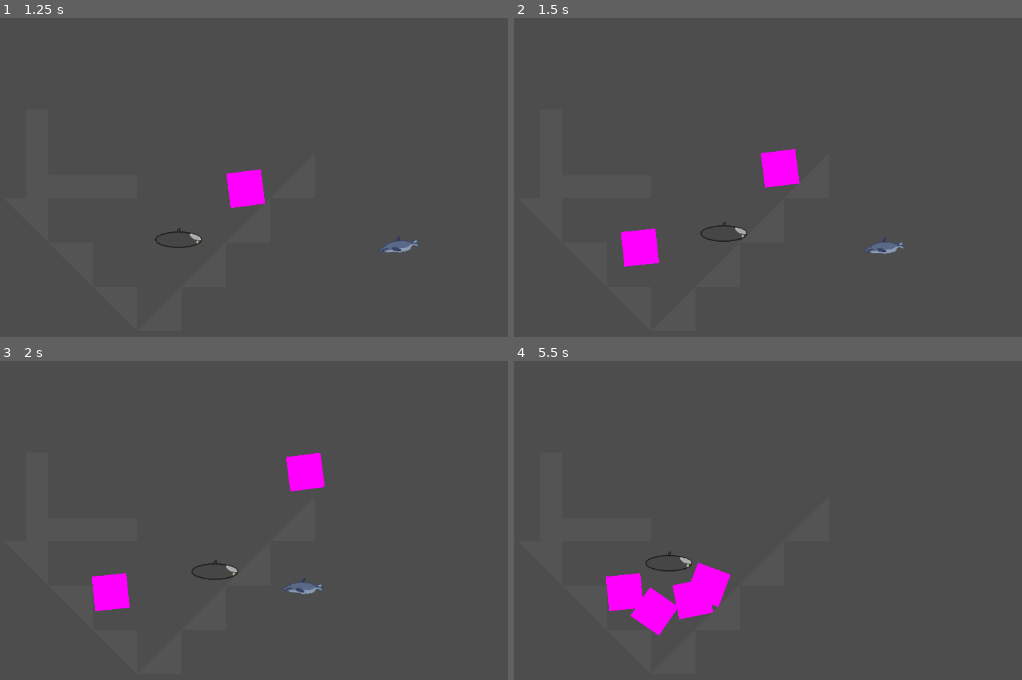
Above: before the commit, frames 1-4 (two rows, left to right).
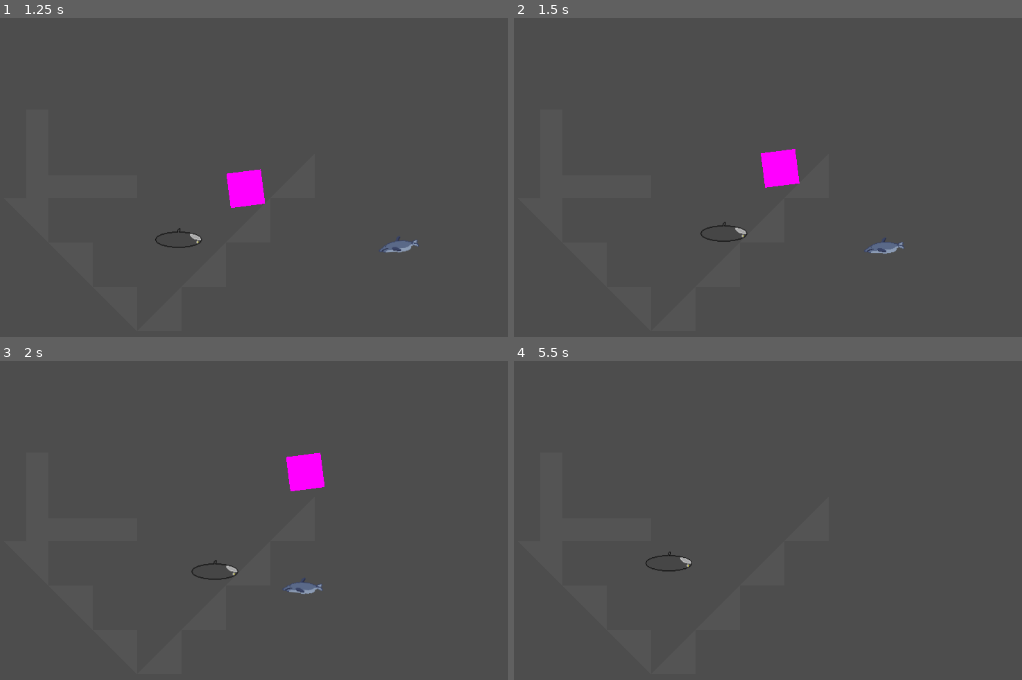
Above: after the commit, the same moments.

Repository: Sub-game-team/Subgame
Game: Godot game, scene res://main.tscn
Same seed, same stepped clock (60 frames per second), same inputs: the game is played once before the commit and once after it.
Inputs (mouse positions are in pixels of both pictures, inside the frame that each line leads up to):
- Up to frame 1 (1.25 s): move the mouse to (309, 218) at 0.52 s; hold Right (right) from 0.53 s (still down); click (309, 218) at 0.6 s; tap Up (up) at 0.77 s
- Up to frame 2 (1.5 s): keep holding Right (right); move the mouse to (outside the picture) at 1.27 s; click (outside the picture) at 1.35 s
- Up to frame 3 (2 s): keep holding Right (right); tap Up (up) at 1.52 s
- Up to frame 4 (5.5 s): move the mouse to (732, 485) at 2.02 s; release Right (right) at 2.03 s; hold Left (left) 2.03-2.78 s; click (732, 485) at 2.1 s; move the mouse to (610, 676) at 2.77 s; hold Right (right) 2.78-4.28 s; click (610, 676) at 2.85 s; tap Up (up) at 3.02, 3.77, 4.52 s; move the mouse to (889, 651) at 3.52 s; click (889, 651) at 3.6 s; move the mouse to (outside the picture) at 4.27 s; hold Left (left) 4.28-5.03 s; click (outside the picture) at 4.35 s; move the mouse to (691, 584) at 5.02 s; hold Right (right) from 5.03 s (still down); click (691, 584) at 5.1 s

Frame 1 is identical in both runs. In frame 2, 0.8% of the frame differs, in the area x 20-29%, y 65-79%; in frame 3, 0.8%; in frame 4, 2.8%, in the area x 17-43%, y 63-87%.

Commit message:
limited to 3 second firing cooldown

Diff:
--- a/CharacterBody2DMovement.gd
+++ b/CharacterBody2DMovement.gd
@@ -5,6 +5,7 @@
 var xMovement = 0
 @onready var player_body = get_node(".")
 var projectile_scene = preload("res://Torpedo.tscn")
+var readyToFire = true
 
 func get_input():
 	if Input.is_action_pressed("left") and xMovement >= -498:
@@ -39,7 +40,9 @@
 				yMovement = -18
 
 func _process(_delta):
-	if Input.is_action_just_pressed("shoot"):
+	if Input.is_action_just_pressed("shoot") and readyToFire:
+		readyToFire = false
+		$Timer.start(3)
 		var projectile = projectile_scene.instantiate()
 		get_parent().add_child(projectile)
 		projectile.global_position = global_position
@@ -51,3 +54,6 @@
 func _physics_process(_delta):
 	get_input()
 	move_and_slide()
+
+func _on_timer_timeout():
+	readyToFire = true
--- a/player.tscn
+++ b/player.tscn
@@ -26,3 +26,9 @@
 
 [node name="CollisionPolygon2D" type="CollisionPolygon2D" parent="."]
 polygon = PackedVector2Array(0, 8, 9, 8, 10, 7, 16, 7, 17, 6, 20, 6, 21, 5, 24, 5, 25, 4, 26, 4, 26, 3, 28, 3, 28, 2, 2 …(556 unchanged characters)…
+
+[node name="Timer" type="Timer" parent="."]
+wait_time = 3.0
+one_shot = true
+
+[connection signal="timeout" from="Timer" to="." method="_on_timer_timeout"]
